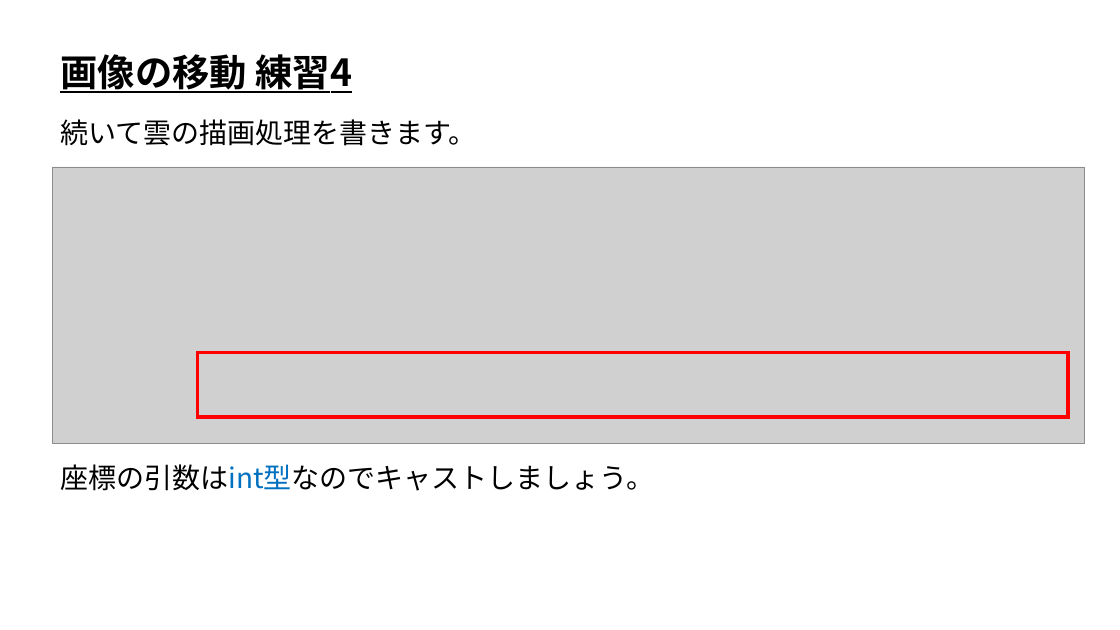
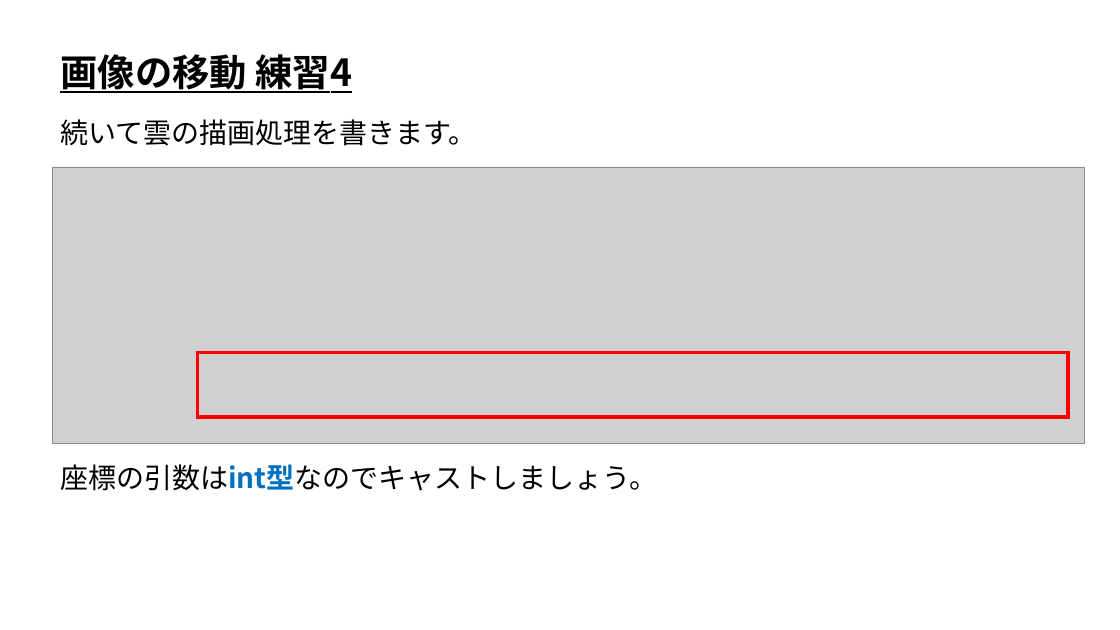
Before and after one commit to ArakiYusuke-Ohara/Textbook, a slide deck: slide 5 of ゲーム科1年/00_前期/ゲームプログラミングⅠ/05_画像の移動.pptx. Drawn at 1120x630 pixels with LibreOffice and Linux fonts; fonts in the diff are those of the drawing; grey boxes stand for pictures. Boxes give left, top, right and bottom in pixels: in the first picture for what was removed or moved away, otherwise in the second. Text is boxed around its words. In the diff, an @@ line names an element or a change of style, - is before the commit and + after.

```diff
--- a/ゲーム科1年/00_前期/ゲームプログラミングⅠ/05_画像の移動.pptx
+++ b/ゲーム科1年/00_前期/ゲームプログラミングⅠ/05_画像の移動.pptx
@@ text "座標の引数はint型なのでキャストしましょう。" at box(60, 464, 657, 491): bold on in "座標の引数はint型なのでキャストしましょう。" @@
```
Also in this commit, not shown: 1 other slide changed, 13 other files.
